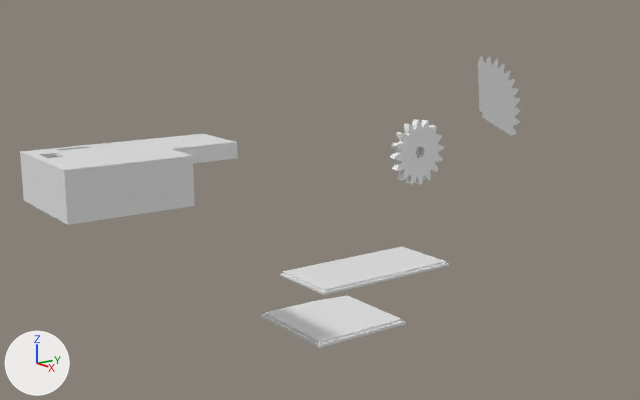
A saved change to the Blender file shadeopener/shades.blend.
Both versions are drawn from a camera (50 mm lens) standing at (312.0, -284.0, 73.0) and looking at (-1.0, -57.0, -14.0). Lighting does not change. The marker at lower left points along +X, +Y and +Z.

In view in the first picture: 'bottom plate pi', 'bottom plate teensy', 'lid pi', 'lid teensy', 'pinion gear', 'spur gear'.
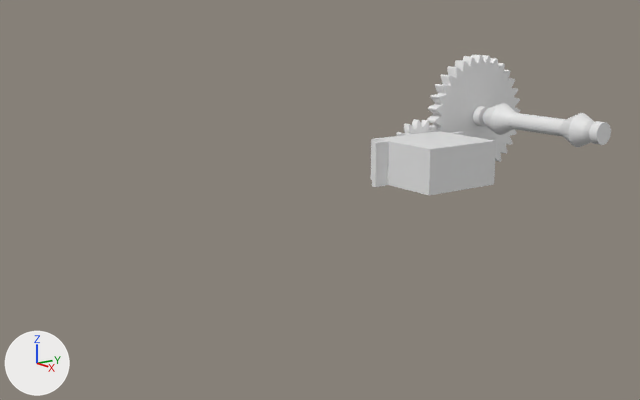
Commit message: Finished spur gear and spool

Edits to the scene script, one JSON object a line:
```json
{"block": "me_mesh_002", "where": "# used by ob_spur_gear; location = (-1.0, 42.6, 16.5); rotation_euler = (0.0, 4.712, 0.0), in degrees (0, 270, 0); scale = (1.0, 1.0, 0.0)"}
{"op": "remove", "block": "me_mesh_002", "code": "me_mesh_002.from_pydata(...)  # 2274 vertices, 11 faces, 1494 loose edges; spans x -30.2..30.2, y -30.2..30.2, z -31.0..31.0"}
{"op": "add", "block": "me_mesh_002", "code": "me_mesh_002.from_pydata(...)  # 4612 vertices, 2435 faces; spans x -30.2..30.2, y -30.2..30.2, z -31457280.0..12582943.0"}
{"block": "me_mesh_002", "change": "me_mesh_002 part 1: 2274 vertices added at x -30.2..30.2, y -30.2..30.2, z 12582881.0..12582943.0"}
{"block": "me_mesh_002", "change": "me_mesh_002 part 2: 11 vertices moved from x -0.9..2.4, y 0.0..2.4, z -1.2..2.2 to x -1.1..2.9, y 0.0..2.9, z -1.4..2.7; 22 vertices removed from x -2.4..7.7, y -2.4..25.2, z -2.7..7.0; 86 vertices added at x -2.9..21.0, y -2.9..16.1, z -31457280.0..21.3"}
{"op": "add", "block": "me_cube_005", "code": ["me_cube_005 = bpy.data.meshes.new('Cube.005')", "me_cube_005.from_pydata(...)  # 2816 vertices, 2370 faces; spans x 0.1..70.0, y -7.8..7.7, z -7.8..7.8"]}
{"op": "add", "block": "me_cube_006", "code": ["me_cube_006 = bpy.data.meshes.new('Cube.006')", "me_cube_006.from_pydata(...)  # 128 vertices, 128 faces; spans x -4.01..0.0, y -5.04..4.91, z -4.97..4.97"]}
{"op": "remove", "block": "ob_bearing", "code": "ob_bearing.hide_viewport = True"}
{"op": "remove", "block": "ob_servo", "code": "ob_servo.hide_viewport = True"}
{"op": "add", "block": "ob_bottom_plate_pi", "code": "ob_bottom_plate_pi.hide_viewport = True"}
{"op": "add", "block": "ob_lid_pi", "code": "ob_lid_pi.hide_viewport = True"}
{"op": "add", "block": "ob_lid_teensy", "code": "ob_lid_teensy.hide_viewport = True"}
{"op": "add", "block": "ob_bottom_plate_teensy", "code": "ob_bottom_plate_teensy.hide_viewport = True"}
{"op": "add", "block": "ob_spool", "code": ["ob_spool = bpy.data.objects.new('spool', me_cube_005)", "ob_spool.location = (3.5, 42.6, 16.5)"]}
{"op": "add", "block": "ob_bearing_2", "code": ["ob_bearing_2 = bpy.data.objects.new('bearing 2', me_cube_006)", "ob_bearing_2.location = (73.5, 42.6, 16.5)"]}
```

Where the change shows, as pixel boxes (x1, y1, x2, y2) in the pictures (640 x 400 px):
```json
{"object": "lid teensy", "change": "hidden", "before": [20, 141, 195, 225]}
{"object": "Servo", "change": "shown", "after": [371, 131, 496, 195]}
{"object": "spur gear", "change": "reshaped", "before": [478, 55, 520, 135], "after": [427, 55, 520, 162]}
{"object": "bottom plate teensy", "change": "hidden", "before": [262, 296, 406, 348]}
{"object": "bottom plate pi", "change": "hidden", "before": [280, 246, 449, 295]}
{"object": "spool", "change": "added", "after": [483, 103, 607, 147]}
{"object": "lid pi", "change": "hidden", "before": [71, 134, 237, 164]}
{"object": "bearing 2", "change": "added", "after": [589, 121, 611, 145]}
{"object": "bearing", "change": "shown", "after": [473, 106, 489, 127]}
{"part": 1, "of": "me_mesh_002", "change": "added", "after": [427, 55, 514, 162]}
{"part": 2, "of": "me_mesh_002", "change": "built on", "before": [478, 55, 520, 135], "after": [441, 63, 515, 158]}
{"object": "pinion gear", "change": "unchanged, covered by the edit", "before": [390, 119, 444, 185], "after": [396, 119, 437, 136]}
```
